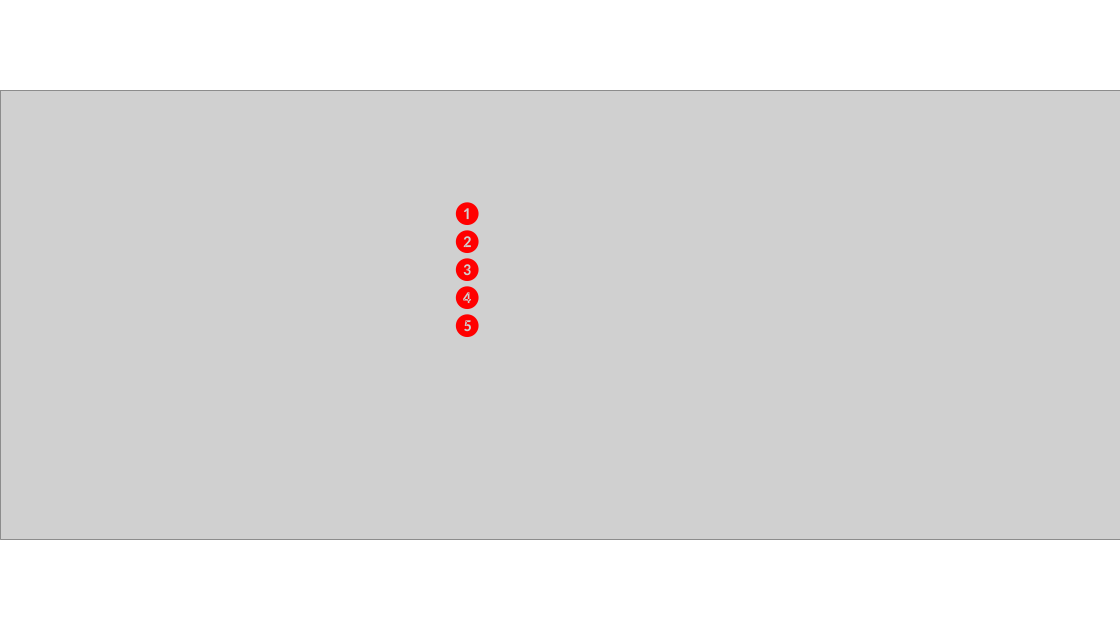
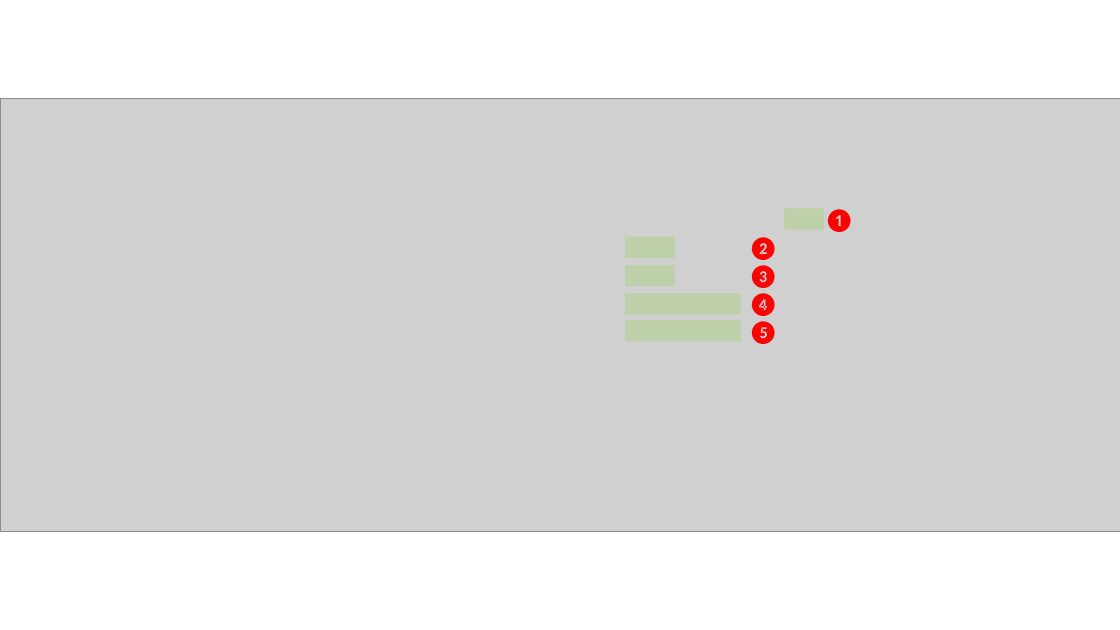
Before and after one commit to BananaAccounting/doc10, a slide deck: slide 2 of en/accounting/other functions/node_9981_images.pptx. Drawn at 1120x630 pixels with LibreOffice and Linux fonts; fonts in the diff are those of the drawing; grey boxes stand for pictures. Boxes give left, top, right and bottom in pixels: in the first picture for what was removed or moved away, otherwise in the second. Text is boxed around its words. In the diff, an @@ line names an element or a change of style, - is before the commit and + after.

```diff
--- a/en/accounting/other functions/node_9981_images.pptx
+++ b/en/accounting/other functions/node_9981_images.pptx
@@ picture: place and size @@
-picture at bbox=[0, 91, 1120, 539]
+picture at bbox=[0, 98, 1120, 531]
@@ text "❷": place and size @@
-text "❷" at bbox=[452, 201, 483, 337]
+text "❷" at bbox=[748, 237, 779, 344]
@@ text at bbox=[452, 201, 483, 227]: paragraph removed @@
-❶
@@ rectangle added at bbox=[785, 208, 824, 229], fill #92D050 at 30% opacity @@
@@ text added at bbox=[824, 208, 855, 234], 20 pt, text #FF0000 @@
+❶
@@ rectangle added at bbox=[625, 237, 675, 258], fill #92D050 at 30% opacity @@
@@ rectangle added at bbox=[625, 265, 675, 286], fill #92D050 at 30% opacity @@
@@ rectangle added at bbox=[625, 293, 741, 314], fill #92D050 at 30% opacity @@
@@ rectangle added at bbox=[625, 320, 741, 341], fill #92D050 at 30% opacity @@
```
Also in this commit, not shown: 2 other slides changed, 4 other files.
